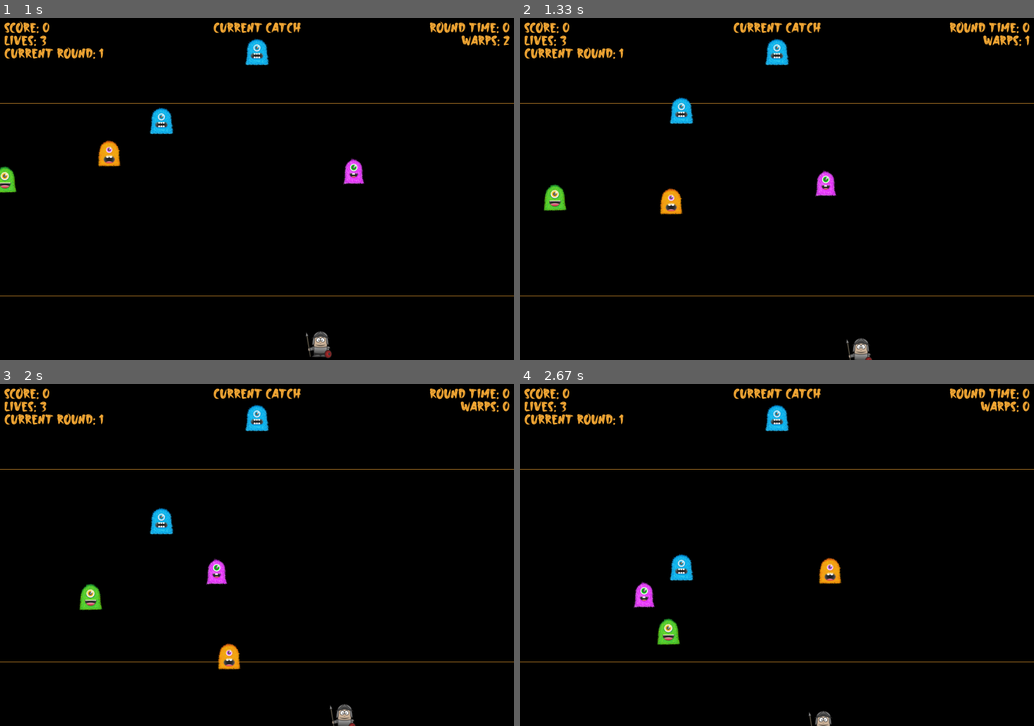
Above: before the commit, frames 1-4 (two rows, left to right).
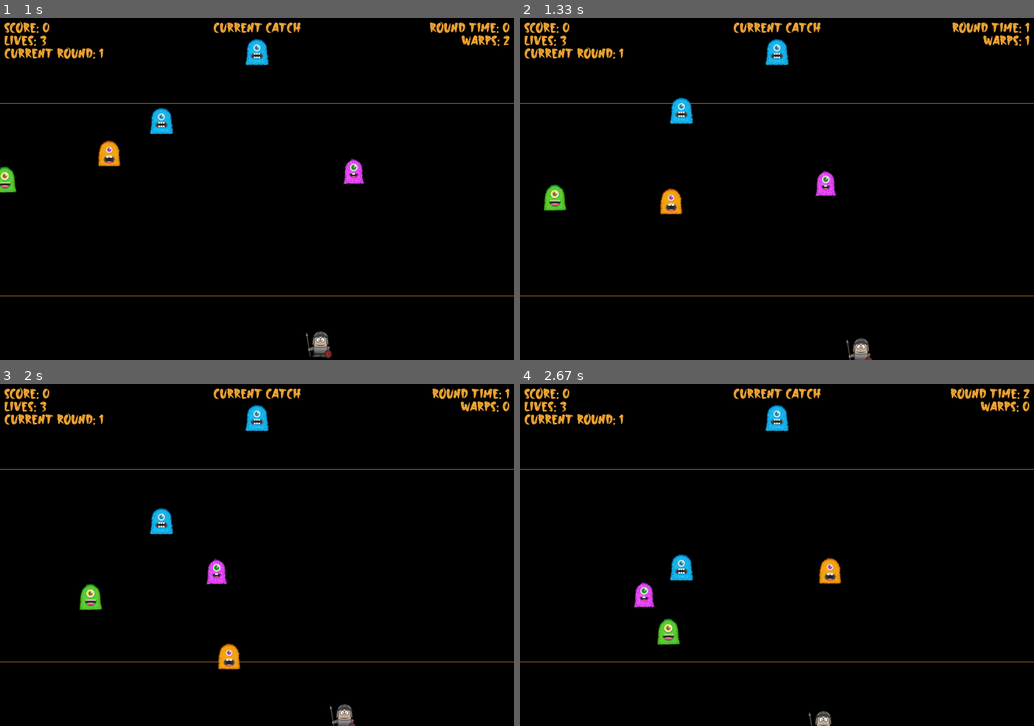
Above: after the commit, the same moments.

Repository: kamalfarahani/Pygame_examples
Game: pygame game, started from monster_wrangler/board.py
The game is run twice, just before and just after one commit, with the same random seed, the same clock (stepped at 60 frames per second) and the same inputs.
Inputs:
- Up to frame 1 (1 s): hold Right 0.33-0.8 s; hold Up from 0.83 s (still down); tap Space at 0.9 s
- Up to frame 2 (1.33 s): release Up at 1.13 s; hold Right from 1.17 s (still down); tap Space at 1.23 s
- Up to frame 3 (2 s): tap Space at 1.53, 1.73 s; release Right at 1.63 s; hold Left from 1.67 s (still down)
- Up to frame 4 (2.67 s): tap Space at 2.03, 2.3, 2.63 s; release Left at 2.2 s; hold Down 2.23-2.53 s; hold Left from 2.57 s (still down)

Frame 1 is identical in both runs. In frame 2, 0.3% of the frame differs, in the area x 83-100%, y 1-5%; in frame 3, 0.3%; in frame 4, 0.3%.

Commit message:
add round time

Diff:
--- a/monster_wrangler/board.py
+++ b/monster_wrangler/board.py
@@ -19,6 +19,7 @@
     def __init__(self) -> None:
         self.window_width = constants.WINDOW_WIDTH
         self.window_height = constants.WINDOW_HEIGHT
+        self.counter = 0
 
         self.setup_gamestate()
         self.events = []
@@ -87,6 +88,14 @@
 
         self.state = new_state
 
+        self.counter = self.counter + 1
+        if self.counter % constants.FPS == 0:
+            self.counter = 0
+            self.state = self.state._replace(
+                round_time=self.state.round_time + 1
+            )
+
+
     def check_gameover(self) -> None:
         if self.state.player.lives > 0:
             return
--- a/monster_wrangler/rules/monster.py
+++ b/monster_wrangler/rules/monster.py
@@ -74,6 +74,7 @@
         return game_state._replace(
             monsters=new_monsters,
             round=new_round,
+            round_time=0,
             player=game_state.player._replace(
                 y=constants.WINDOW_HEIGHT - 20,
                 warps=game_state.player.warps + 1
@@ -96,12 +97,13 @@
                 return self.next_level(state)
 
             new_catch_type = random.choice([m.color for m in new_monsters])
+            added_score = max(10, 100*state.round - state.round_time)
 
             return state._replace(
                 monsters=new_monsters,
                 catch_type=new_catch_type,
                 player=state.player._replace(
-                    score=state.player.score + 1
+                    score=state.player.score + added_score
                 )
             )
         else:
